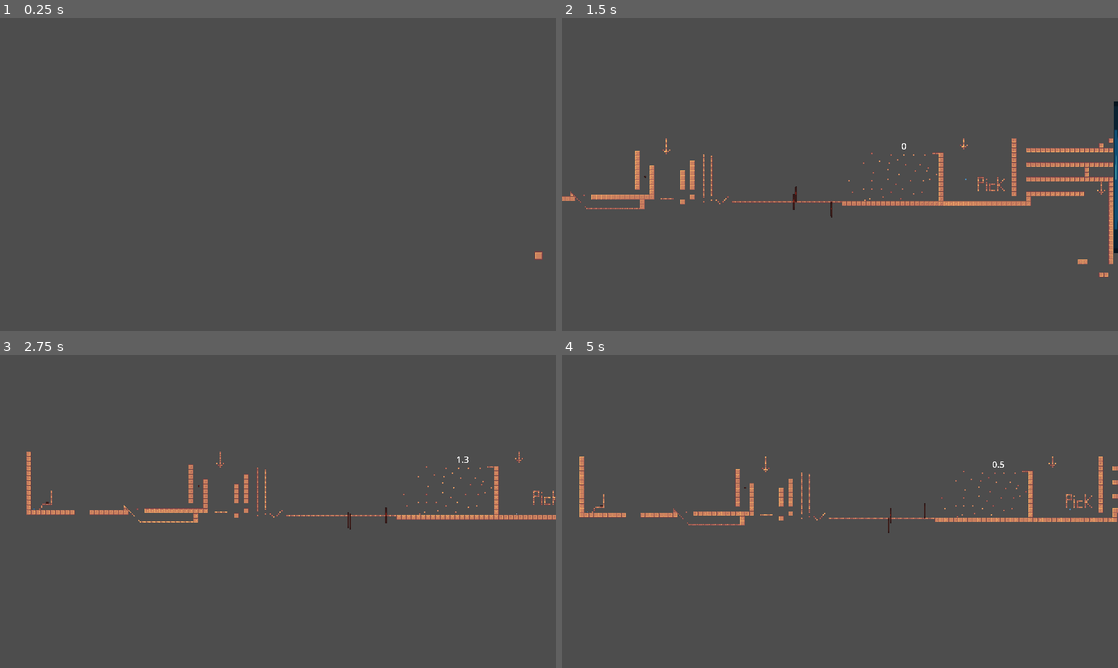
Above: before the commit, frames 1-4 (two rows, left to right).
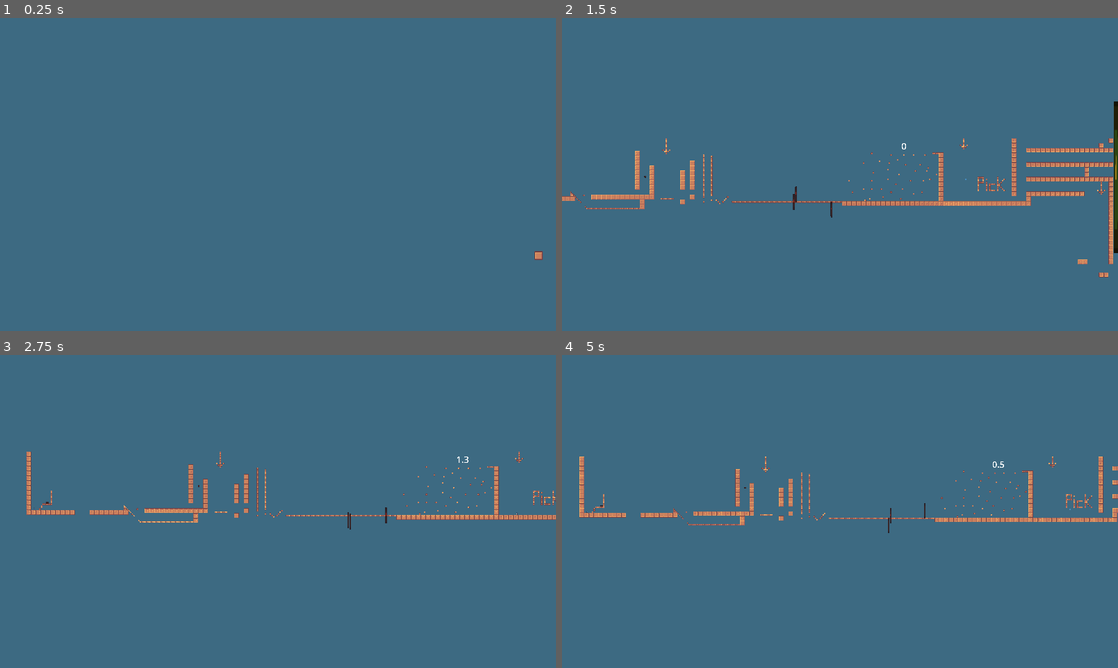
Above: after the commit, the same moments.

Repository: Shaayer/Platformer-Race
Game: Godot game, scene res://control.tscn
The game is run twice, just before and just after one commit, with the same random seed, the same clock (stepped at 60 frames per second) and the same inputs. The engine's default icon, where the game draws it, is replaced by a stand-in: a white triangle on a blue panel in a dark square.
Inputs:
- Up to frame 1 (0.25 s): no input
- Up to frame 2 (1.5 s): hold 1 (1) 0.53-1.28 s; hold Right (ui_right) from 0.53 s (still down); tap Up (ui_up) at 0.77 s; tap 2 (2) at 0.8, 1.35 s
- Up to frame 3 (2.75 s): tap Up (ui_up) at 1.52 s; tap A (a) at 1.55, 2.1 s; release Right (ui_right) at 2.03 s; hold Left (ui_left) from 2.03 s (still down); tap D (d) at 2.3 s
- Up to frame 4 (5 s): release Left (ui_left) at 2.78 s; hold Right (ui_right) 2.78-4.28 s; tap D (d) at 2.85 s; tap Up (ui_up) at 3.02, 3.77, 4.52 s; tap 1 (1) at 3.05 s; hold 1 (1) 3.53-4.28 s; tap 2 (2) at 3.8, 4.35 s; hold Left (ui_left) from 4.28 s (still down); tap A (a) at 4.55 s

The runs differ from the first frame. In frame 1, 100% of the frame differs, in the area x 0-100%, y 0-100%; in frame 2, 97%; in frame 3, 98%; in frame 4, 98%.

Commit message:
background

Diff:
--- a/control.tscn
+++ b/control.tscn
@@ -471,7 +471,7 @@
 script = ExtResource("9_a1yos")
 
 [node name="Icon" type="Sprite2D" parent="Area2D"]
-modulate = Color(0.231808, 0.55701, 0.603558, 1)
+modulate = Color(0.613869, 0.485961, 0.0957746, 1)
 position = Vector2(2.08165e-12, 2.08165e-12)
 scale = Vector2(0.421875, 13.1719)
 texture = ExtResource("3_2prb6")
--- a/project.godot
+++ b/project.godot
@@ -46,3 +46,7 @@
 "events": [Object(InputEventKey,"resource_local_to_scene":false,"resource_name":"","device":-1,"window_id":0,"alt_press …(191 unchanged characters)…
 ]
 }
+
+[rendering]
+
+environment/defaults/default_clear_color=Color(0.2397, 0.415395, 0.51, 1)
